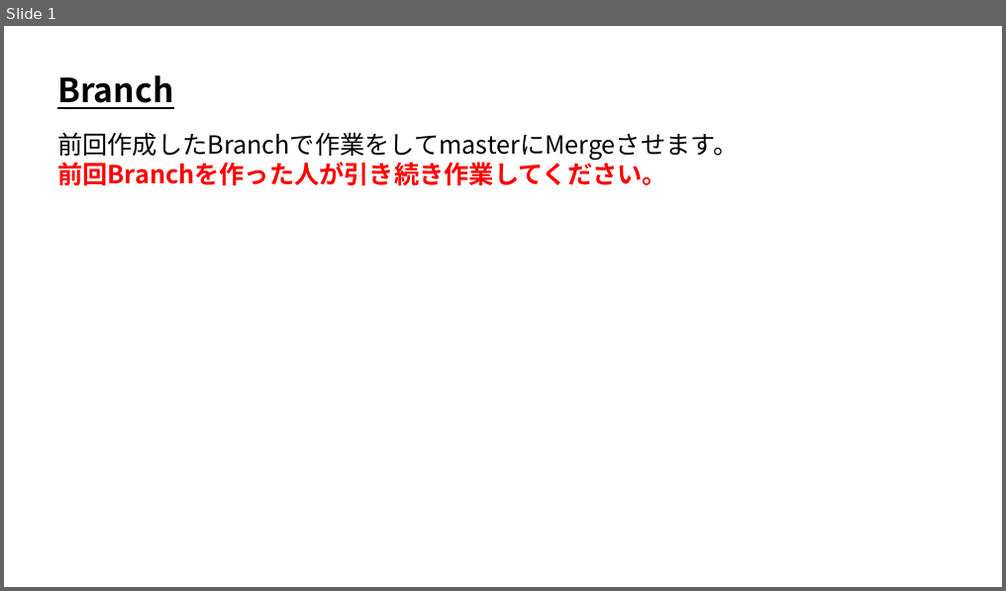
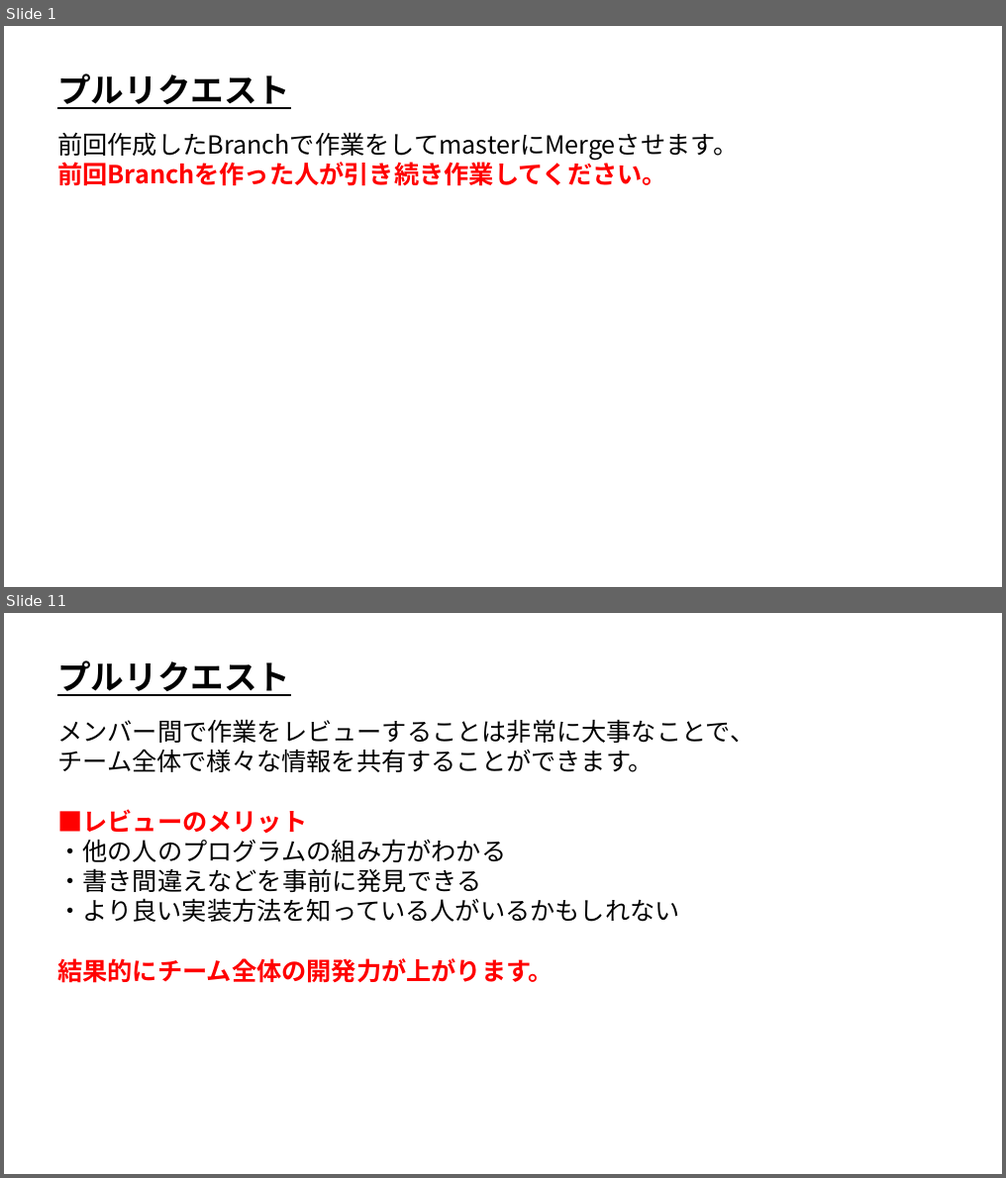
Before and after one commit to ArakiYusuke-Ohara/Textbook, a slide deck: ゲーム科2年/00_前期/ゲームエンジンⅢ/バージョン管理/11_プルリクエストとMerge.pptx. Shown one above the other, each under a label of ours: slide 1 before the commit, slides 1 and 11 after it; the slides between them are not shown. The pictures are 1006x591 and 1006x1178 pixels, drawn with LibreOffice and Linux fonts; fonts in the diff are those of the drawing. Boxes give left, top, right and bottom in pixels: in the first picture for what was removed or moved away, otherwise in the second. Text is boxed around its words. In the diff, an @@ line names an element or a change of style, - is before the commit and + after.

Commit message:
バージョン管理のスライドを最新に更新

```diff
--- a/ゲーム科2年/00_前期/ゲームエンジンⅢ/バージョン管理/11_プルリクエストとMerge.pptx
+++ b/ゲーム科2年/00_前期/ゲームエンジンⅢ/バージョン管理/11_プルリクエストとMerge.pptx
@@ slide 11 added at bbox=[4, 613, 1002, 1174], background #FFFFFF @@
@@ text added at bbox=[57, 661, 290, 696], 32 pt, text #000000, bold, underline @@
+プルリクエスト
@@ text added at bbox=[57, 719, 754, 983], 24 pt, text #000000 @@
+メンバー間で作業をレビューすることは非常に大事なことで、
+チーム全体で様々な情報を共有することができます。
+■レビューのメリット
+・他の人のプログラムの組み方がわかる
+・書き間違えなどを事前に発見できる
+・より良い実装方法を知っている人がいるかもしれない
+結果的にチーム全体の開発力が上がります。
@@ slide 1 changed as well @@
@@ text at bbox=[57, 74, 290, 109]: text changed @@
-Branch
+プルリクエスト
```
Also in this commit, not shown: 14 other slides added, 9 other files.
